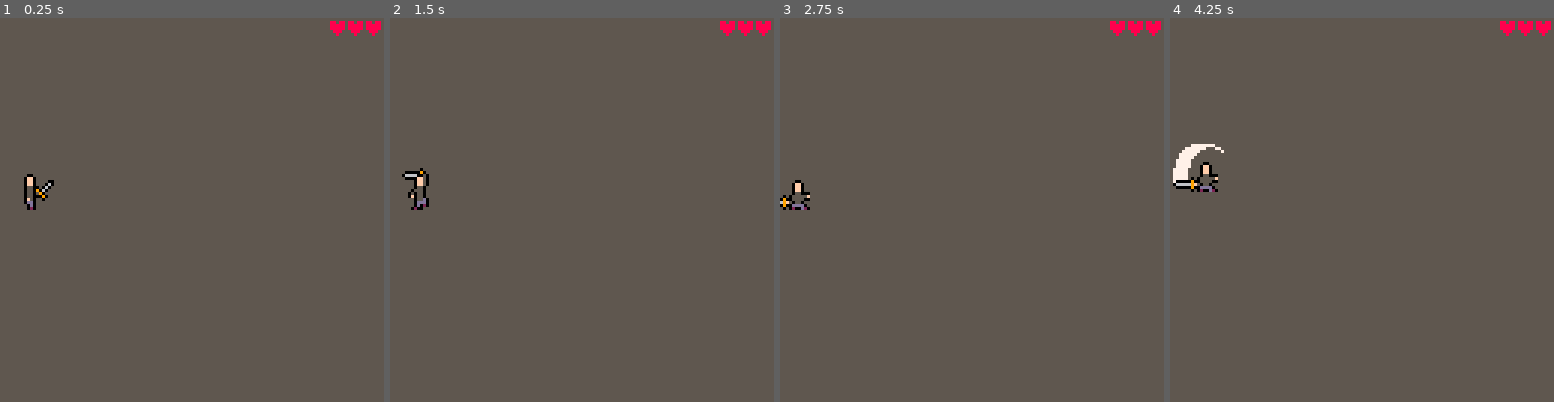
Above: before the commit, frames 1-4 (left to right).
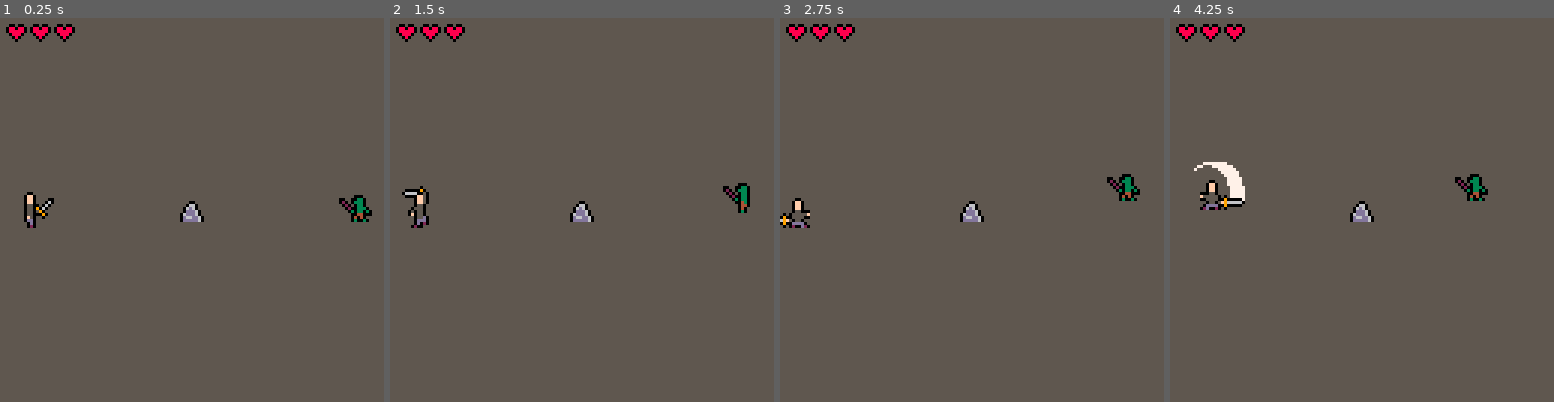
Above: after the commit, the same moments.

Repository: ironchestgames/pico-8-carts
Game: PICO-8 cartridge vvoe2.p8
The game is run twice, just before and just after one commit, with the same random seed, the same clock (stepped at 60 frames per second) and the same inputs.
Inputs:
- Up to frame 1 (0.25 s): no input
- Up to frame 2 (1.5 s): tap O (Z key) at 0.33, 0.7, 1.43 s; tap X (X key) at 1.07 s
- Up to frame 3 (2.75 s): hold Left 1.97-2.37 s; tap X (X key) at 2.07, 2.4, 2.73 s; tap O (Z key) at 2.22 s; hold Down from 2.42 s (still down)
- Up to frame 4 (4.25 s): release Down at 2.82 s; hold Right 2.87-3.53 s; tap X (X key) every 0.33 s from 3.07 to 4.07 s; tap O (Z key) at 3.1, 3.98 s; hold Up 3.58-4.08 s; hold Right from 4.13 s (still down)

The runs differ from the first frame. In frame 1, 2.0% of the frame differs, in the area x 1-100%, y 0-55%; in frame 2, 2.0%; in frame 3, 2.0%; in frame 4, 3.0%, in the area x 0-100%, y 0-54%.

Commit message:
vvoe2 - add melee troll and a rock

Diff:
--- a/vvoe2.p8
+++ b/vvoe2.p8
@@ -63,6 +63,11 @@
    band(dat,0b111100000000)/256) or nil
 end
 
+function isinside(x,y,aabb)
+ return x > aabb.x-aabb.hw and x < aabb.x+aabb.hw and
+        y > aabb.y-aabb.hh and y < aabb.y+aabb.hh
+end
+
 function isaabbscolliding(a,b)
  return a.x-a.hw < b.x+b.hw and a.x+a.hw > b.x-b.hw and
   a.y-a.hh < b.y+b.hh and a.y+a.hh > b.y-b.hh and b
@@ -77,9 +82,14 @@
 
  while n > 0 do
   n-=1
-  if walls[flr(y/8)][flr(x/8)] == 1 then
-   return
-  end
+  for _p in all(props) do
+   if isinside(x,y,_p) then
+    return
+   end
+  end
+  -- if walls[flr(y/8)][flr(x/8)] == 1 then
+  --  return
+  -- end
   if err > 0 then
    x+=xinc
    err-=dy
@@ -230,12 +240,12 @@
   preprfm=15,
   postprfm=28,
   perform=function(_a,skill)
-   local x,y=getskillxy(_a)
 
    add(attacks,{
     isavatar=true,
-    x=x,y=y,
-    hw=2,hh=2,
+    x=_a.flipx and _a.x-5 or _a.x+5,
+    y=_a.y-8-_a.yoff,
+    hw=6,hh=6,
     state_c=1,
     typ=typ,
     recovertime=recovertime or 0,
@@ -245,10 +255,10 @@
    })
 
    local _f=pfn'0,27,17,13, -5,-16,'
-   _f.flipx=_a.a >= 0.25 and _a.a <= 0.75
+   _f.flipx=_a.flipx
    _f.c,_f.col=15,attackcol
    _f[5]=_f.flipx and _a.x-_f[3]-_f[5] or _a.x+_f[5]
-   _f[6]+=_a.y
+   _f[6]+=_a.y-_a.yoff
    add(vfxs,{_f})
 
    _sfx'4'
@@ -350,29 +360,32 @@
 function actfact(_a)
  _a.state,_a.state_c,_a.curframe,_a.dx,_a.dy,
  _a.runspd,_a.dmgfx_c,_a.comfydist,_a.toocloseto,_a.a,_a.hh
-   ='idling',0,1,0,0,_a.spd,0,_a.comfydist or 1,{},0,2
+   ='idling',0,1,0,0,_a.spd,0,_a.comfydist or 1,{},0,5
  return _a
 end
 
 function performenemymelee(_a)
- _a.a=getvfxframei(atan2(_a.tarx-_a.x,_a.tary-_a.y))
+
  add(attacks,{
-  x=_a.x+cos(_a.a)*4,
-  y=_a.y+sin(_a.a)*4,
-  hw=att_siz or 2,
-  hh=att_siz or 2,
+  x=_a.flipx and _a.x-5 or _a.x+5,
+  y=_a.y-8-_a.yoff,
+  hw=6,hh=6,
   state_c=1,
-  typ=_a.att_typ or 'knockback',
-  recovertime=_a.att_recovertime,
+  typ='knockback',
+  recovertime=recovertime or 0,
   knocka=_a.a,
-  tar_c=1000,
+  tar_c=1,
+  dmg=1,
  })
- local f=clone(meleevfxframes[_a.a])
- f.c,f.col=10,_a.att_col or 7
- _x,_y=getskillxy(_a)
- f[5]+=_x
- f[6]+=_y
- add(vfxs,{f})
+
+ local _f=pfn'0,27,17,13, -8,-17,'
+ _f.flipx=_a.flipx
+ _f.c,_f.col=15,attackcol
+ _f[5]=_f.flipx and _a.x-_f[3]-_f[5] or _a.x+_f[5]
+ _f[6]+=_a.y-_a.yoff
+
+ add(vfxs,{_f})
+
  _sfx'4'
 end
 
@@ -393,16 +406,17 @@
 function newmeleetroll(x,y)
  return actfact{
   x=x,y=y,
-  hw=1.5,
+  hw=2,hh=4,
+  yoff=-5,
   spd=0.45,
   hp=2,
   att_preprfm=50,
   att_postprfm=20,
   prfmatt=performenemymelee,
-  idling={pfn'40,91,4,5,-2,-3,'},
-  moving={animspd=0.18,pfn'40,91,4,5,-2,-3,',pfn'44,91,4,5,-2,-3,'},
-  attacking={animspd=0,pfn'48,91,4,5,-2,-3,',pfn'51,91,6,5,-3,-3,'},
-  recovering={pfn'40,91,4,5,-2,-3,'}
+  idling={pfn'28,26,9,10, -3,-10,'},
+  moving={animspd=0.18,pfn'17,26,11,9, -5,-9,',pfn'28,26,9,10, -3,-10,'},
+  attacking={animspd=0,pfn'37,26,10,11, -7,-11,',pfn'47,26,13,8, -4,-8,'},
+  recovering={pfn'28,26,9,10, -3,-10,'}
  }
 end
 
@@ -849,7 +863,8 @@
 avatar=actfact{
  isavatar=true,
  x=64,y=56,
- hw=1.5,
+ hw=2,
+ yoff=-6,
  spdfactor=1,
  spd=0.5,
  hp=3,
@@ -884,18 +899,27 @@
  -- reset
  curenemyi,
  actors,
+ props,
  attacks,
  pemitters,
  vfxs,
  interactables,
  islevelcleared,
  boss=
-  1,{},{},{},{},{}
+  1,{},{},{},{},{},{}
 
  -- reset avatar
  avatar=add(actors,actfact(avatar))
  avatar.x=10
  avatar.y=64
+
+ add(actors,newmeleetroll(120,64))
+
+ add(props,{
+  x=64,y=64,
+  hw=4,hh=4,
+  sprite=80,
+ })
 
  music(theme*10,0,0b0011)
  if boss then
@@ -921,6 +945,10 @@
      avatar.state != 'attacking' then
    avatar.a,avatar.dx,avatar.dy,avatar.state,avatar.state_c=
     angle,norm(cos(angle)),norm(sin(angle)),'moving',2
+   btn0,btn1=btn(0),btn(1)
+   if btn0 or btn1 then
+    avatar.flipx=btn0
+   end
   end
  elseif avatar.state != 'recovering' then
   avatar.dx,avatar.dy=0,0
@@ -1059,6 +1087,8 @@
   disttoavatar,haslostoavatar=
    dist(enemy.x,enemy.y,avatar.x,avatar.y),
    haslos(enemy.x,enemy.y,avatar.x,avatar.y)
+
+  enemy.flipx=enemy.a > 0.25 and enemy.a < 0.75
 
   -- resolving effect
   if enemy.state=='recovering' then
@@ -1394,6 +1424,8 @@
 function dungeondraw()
  cls(5)
  palt(0,false)
+ palt(11,true)
+
  local spr1,offset=176+theme*16,0
 
  -- draw interactables
@@ -1404,25 +1436,27 @@
  end
 
  -- draw attacks
- for attack in all(attacks) do
-  if attack.frame then
-   local f=attack.frame
-   if attack.col then
-    pal(2,attack.col,0)
-   end
-   sspr(f[1],f[2],f[3],f[4],attack.x+f[5],attack.y+f[6],f[3],f[4])
-   pal(2,2,0)
-  end
+ for _att in all(attacks) do
+  if _att.frame then
+   local _f=_att.frame
+   if _att.col then
+    pal(7,_att.col,0)
+   end
+   sspr(_f[1],_f[2],_f[3],_f[4],_att.x+_f[5],_att.y+_f[6],_f[3],_f[4])
+   pal(7,7,0)
+  end
+ end
+
+ -- draw props
+ for _p in all(props) do
+  spr(_p.sprite,_p.x-4,_p.y-4)
  end
 
  -- draw actors
- palt(11,true)
  for _a in all(actors) do
   local state=_a.state
   local _curframe=flr(_a.curframe)
-  local f,flipx=_a[state][_curframe],
-   _a.a and _a.a >= 0.25 and _a.a <= 0.75
-  local flipfactor=flipx and -1 or 1
+  local f=_a[state][_curframe]
 
   for k,v in pairs(_a.cols or {}) do
    pal(k,v,0)
@@ -1430,7 +1464,7 @@
 
   -- draw dmg overlay color
   if _a.dmgfx_c > 0 then
-   for i=1,15 do
+   for i=0,15 do
     pal(i,_a.dmgfx_col,0)
    end
   end
@@ -1443,17 +1477,17 @@
    sspr(
     f[1],f[2],
     f[3],f[4],
-    flipx and _a.x-f[3]-f[5] or _a.x+f[5],
-    _a.y+f[6],
-    f[3],f[4],flipx)
+    _a.flipx and _a.x-f[3]-f[5] or _a.x+f[5],
+    _a.y+f[6]-_a.yoff,
+    f[3],f[4],_a.flipx)
   end
 
   sspr(
    f[1],f[2],
    f[3],f[4],
-   flipx and _a.x-f[3]-f[5] or _a.x+f[5],
-   _a.y+f[6],
-   f[3],f[4],flipx)
+   _a.flipx and _a.x-f[3]-f[5] or _a.x+f[5],
+   _a.y+f[6]-_a.yoff,
+   f[3],f[4],_a.flipx)
 
   -- draw offhand
   if _a == avatar and avatar.items.offhand then
@@ -1464,10 +1498,16 @@
   end
 
   -- reset colors
-  for i=1,15 do
+  for i=0,15 do
    pal(i,i,0)
   end
-
+  -- rect(
+  --  _a.x-_a.hw,
+  --  _a.y-_a.hh,
+  --  _a.x+_a.hw,
+  --  _a.y+_a.hh,
+  --  13
+  --  )
  end
 
  -- draw vfx
@@ -1505,8 +1545,8 @@
 
  -- draw gui
  for _i=0,avatar.hp-1 do
-  print('\x87',121-_i*6,1,8)
-  offset=(_i+1)*6-1
+  sspr(17,35,7,6,2+_i*8,2)
+  -- offset=(_i+1)*6-1
  end
 
  for _i=0,avatar.startarmor-1 do
Not shown, changed: 22 lines of the sprite sheet (__gfx__) section of vvoe2.p8
